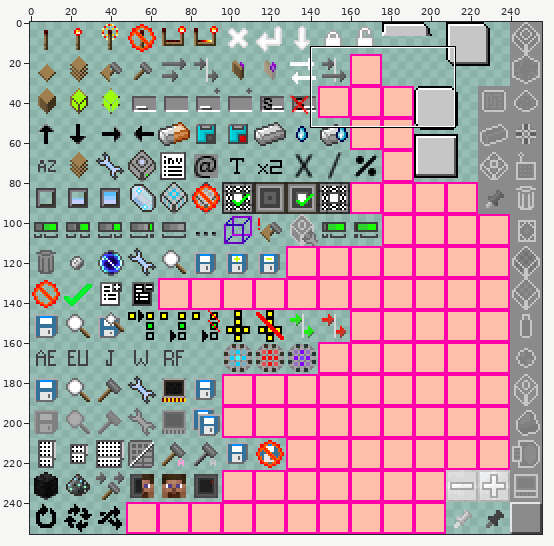
One commit to this sprite sheet: src/main/resources/assets/appliedenergistics2/textures/guis/states.png. The picture above shows the old version from afar; the outline marks the close-up.
Close-up. Earlier state:
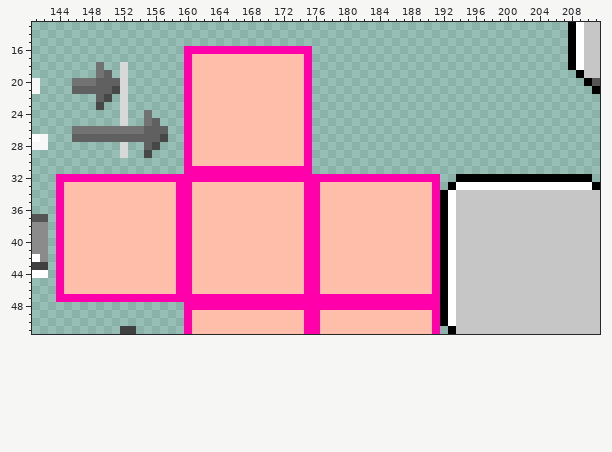
The file is 256x256 pixels. Pixels under 10% opacity are left out. Colours within 5 levels of each other are drawn and written as one. Shown: x 141..211, y 13..51.
After the commit:
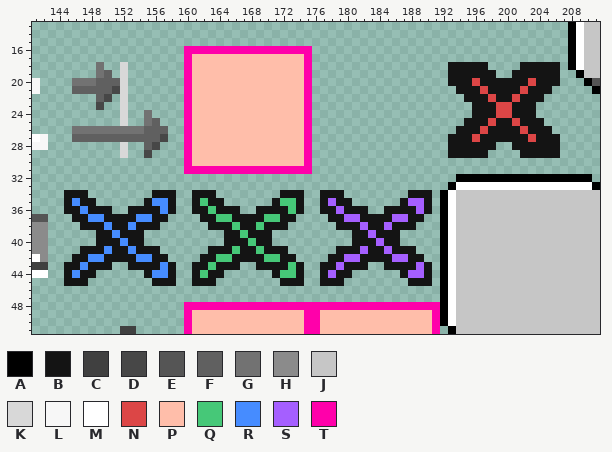
Palette (. is transparent): A #000000  B #141414  C #404040  D #474747  E #555555  F #606060  G #727272  H #8b8b8b  J #c6c6c6  K #d8d8d8  L #f7f7f7  M #ffffff  N #dc4646  P #ffbeaa  Q #46c878  R #468cff  S #a55fff  T #ff00aa
The edit:
Changed rows in their new state; - is an unchanged pixel.
first column x 144:
18 -------------------------------------------------BBBBB----BBBBB
19 -------------------------------------------------BBBBBB--BBBBBB
20 -------------------------------------------------BBBNBBBBBBNBBB
21 --------------------------------------------------BBBNBBBBNBBB-
22 ---------------------------------------------------BBBNBBNBBB--
23 ----------------------------------------------------BBBNNBBB---
24 ----------------------------------------------------BBBNNBBB---
25 ---------------------------------------------------BBBNBBNBBB--
26 --------------------------------------------------BBBNBBBBNBBB-
27 -------------------------------------------------BBBNBBBBBBNBBB
28 -------------------------------------------------BBBBBB--BBBBBB
29 -------------------------------------------------BBBBB----BBBBB
32 ................................................---------------
33 ................................................---------------
34 .BBB........BBB..BBB........BBB..BBB........BBB.---------------
35 .BRBB......BRRB..BQBB......BQQB..BSBB......BSSB.---------------
36 .BBRBBB..BBBBRB..BBQBBB..BBBBQB..BBSBBB..BBBBSB.---------------
37 ..BBRRBBBBRRBB....BBQQBBBBQQBB....BBSSBBBBSSBB..---------------
38 ...BBBRBBRBBB......BBBQBBQBBB......BBBSBBSBBB...---------------
39 .....BBRBBB..........BBQBBB..........BBSBBB.....---------------
40 .....BBBRBB..........BBBQBB..........BBBSBB.....---------------
41 ...BBBRBBRBBB......BBBQBBQBBB......BBBSBBSBBB...---------------
42 ..BBRRBBBBRRBB....BBQQBBBBQQBB....BBSSBBBBSSBB..---------------
43 .BBRBBB..BBBBRB..BBQBBB..BBBBQB..BBSBBB..BBBBSB.---------------
44 .BRBB......BRRB..BQBB......BQQB..BSBB......BSSB.---------------
45 .BBB........BBB..BBB........BBB..BBB........BBB.---------------
46 ................................................---------------
47 ................................................---------------
